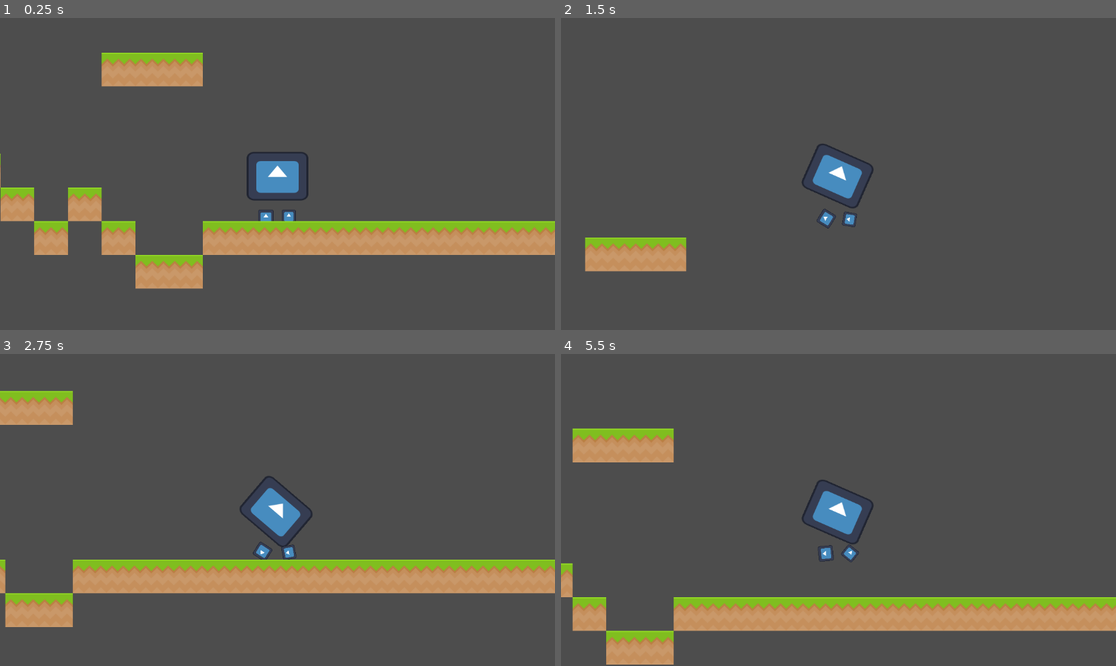
Above: before the commit, frames 1-4 (two rows, left to right).
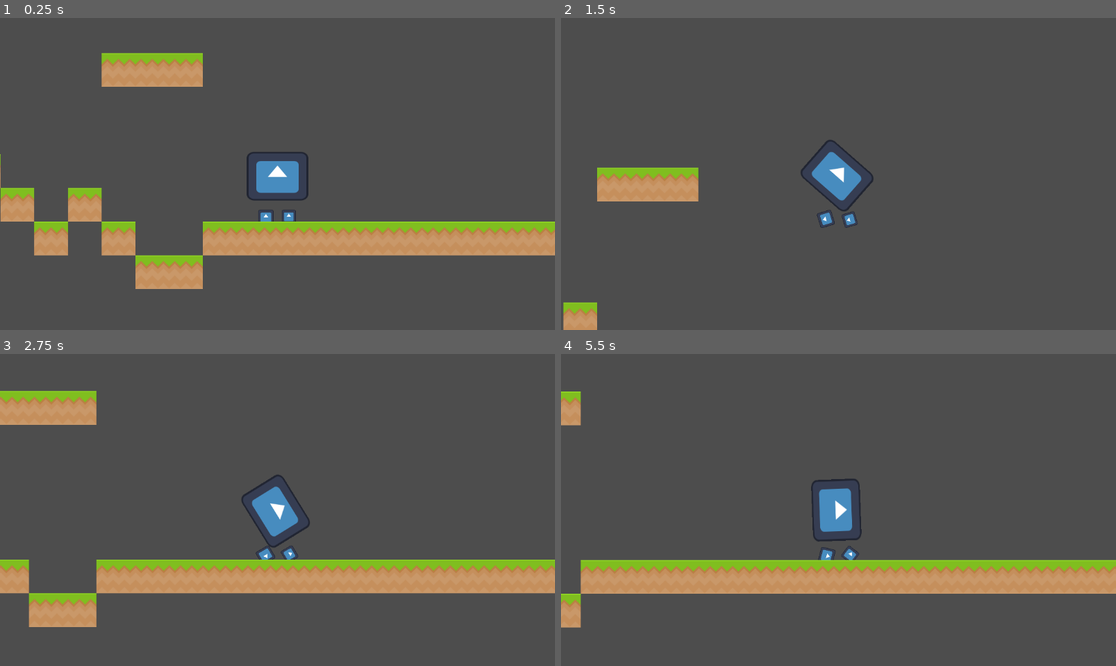
Above: after the commit, the same moments.

Repository: popatr/myphys
Game: Godot game, scene res://node_2d.tscn
The game is run twice, just before and just after one commit, with the same random seed, the same clock (stepped at 60 frames per second) and the same inputs. The engine's default icon, where the game draws it, is replaced by a stand-in: a white triangle on a blue panel in a dark square.
Inputs:
- Up to frame 1 (0.25 s): no input
- Up to frame 2 (1.5 s): tap Enter (ui_accept) at 0.5, 0.77 s; hold Right (ui_right) 0.53-1.28 s; hold Left (ui_left) from 1.28 s (still down)
- Up to frame 3 (2.75 s): tap Enter (ui_accept) at 1.52 s; release Left (ui_left) at 2.03 s; hold Right (ui_right) from 2.03 s (still down)
- Up to frame 4 (5.5 s): tap Enter (ui_accept) at 3.02, 3.77, 4.52 s; release Right (ui_right) at 3.53 s; hold Left (ui_left) from 3.53 s (still down)

The runs differ from the first frame. In frame 1, 0.5% of the frame differs, in the area x 0-100%, y 11-87%; in frame 2, 5.2%; in frame 3, 3.4%; in frame 4, 25%, in the area x 0-100%, y 12-100%.

Commit message:
best so far

Diff:
--- a/CollisionInfo.gd
+++ b/CollisionInfo.gd
@@ -1,4 +1,4 @@
-extends Object
+extends Node
 class_name CollisionInfo
 
 var collisionThreshold = 0.01
@@ -7,6 +7,7 @@
 var deltaV:Vector2 = Vector2.ZERO
 var velocity1:Vector2 = Vector2.ZERO
 var velocity2:Vector2 = Vector2.ZERO
+var impulse = Vector2.ZERO
 var what:Node2D = null
 
 func collided()->bool:
--- a/MyPlayer.gd
+++ b/MyPlayer.gd
@@ -8,7 +8,8 @@
 
 
 func landed(time:int, collision:CollisionInfo):
-	apply_impulse(collision.deltaV * mass)
+	apply_impulse(collision.impulse)
+
 
 # Called every frame. 'delta' is the elapsed time since the previous frame.
 func _process(delta):
@@ -17,6 +18,10 @@
 var wasOnFloor:bool = false
 
 func _integrate_forces(state):
+
+	if(wheel.collisionInfo.count > 1 ):
+		linear_velocity = wheel.collisionInfo.velocity1
+
 	var onFloor = false
 	var groundRelative:Vector2
 	for col in get_colliding_bodies():
--- a/my_player.tscn
+++ b/my_player.tscn
@@ -22,7 +22,9 @@
 [node name="PinJoint2D" type="PinJoint2D" parent="."]
 node_a = NodePath("..")
 node_b = NodePath("../WalkWheels")
-bias = 0.008
+bias = 0.9
 angular_limit_enabled = true
 angular_limit_lower = -0.00174533
 angular_limit_upper = 0.00174533
+
+[connection signal="landed" from="WalkWheels" to="." method="_on_walk_wheels_landed"]
--- a/project.godot
+++ b/project.godot
@@ -14,3 +14,7 @@
 run/main_scene="res://node_2d.tscn"
 config/features=PackedStringArray("4.2", "Forward Plus")
 config/icon="res://icon.svg"
+
+[dotnet]
+
+project/assembly_name="MyPhys"
--- a/walk_wheels.gd
+++ b/walk_wheels.gd
@@ -1,8 +1,8 @@
 class_name WalkWheels
 extends RigidBody2D
 
-@onready var wheels:Array[Wheel] = getWheels(self)
-
+var wheels:Array[Wheel] = []
+var wheelCount:int = 0
 signal gotAir(time)
 signal landed(time, collision)
 
@@ -16,15 +16,16 @@
 	for child in parent.get_children():
 		if(child is Wheel):
 			wlist.append(child)
-			child.connect("landed", wheelLanded)
-			child.connect("gotAir", wheelAir)
+			#child.gotAir.connect(wheelAir)
+			#child.hitSomething.connect(wheelLanded)
 		else:
 			wlist.append_array(getWheels(child))
 	return wlist
 
 
 var smoothedCollision = SmoothedCollision.new()  #todo: make sure the size matches the number of wheels
-func wheelLanded(who:Wheel, time:int, collision:CollisionInfo) -> void:
+
+func wheelLanded(who:Wheel, time:int, collision:CollisionInfo):
 	smoothedCollision.addCollision(collision)
 	landed.emit(time, smoothedCollision.smoothedCollision)
 
@@ -43,15 +44,35 @@
 			return col
 	return []
 
+var lvo:Vector2 = Vector2.ZERO
+var isLanded:bool = false
+var collisionInfo:CollisionInfo = CollisionInfo.new()
+func _integrate_forces(state):
+	collisionInfo = CollisionInfo.new()
+	for wheel in wheels:
+		collisionInfo.count += wheel.collisionInfo.count
+		collisionInfo.deltaV += wheel.collisionInfo.deltaV / wheelCount
+		collisionInfo.impulse += wheel.collisionInfo.impulse / wheelCount
+		collisionInfo.normal += wheel.collisionInfo.normal / wheelCount
+		collisionInfo.velocity1 += wheel.collisionInfo.velocity1 / wheelCount
+		collisionInfo.velocity2 += wheel.collisionInfo.velocity2 / wheelCount
+		collisionInfo.what = wheel.collisionInfo.what
+
+	linear_velocity = collisionInfo.velocity1
+
+
+
+
+	lvo = state.linear_velocity
+
+
 # Called when the node enters the scene tree for the first time.
 func _ready():
+	wheels = getWheels(self)
+	wheelCount = wheels.size()
 	pass # Replace with function body.
 
 
 # Called every frame. 'delta' is the elapsed time since the previous frame.
 func _process(delta):
 	pass
-
-
-func _on_wheel_landed(who, time, collision):
-	pass # Replace with function body.
--- a/walk_wheels.tscn
+++ b/walk_wheels.tscn
@@ -21,6 +21,7 @@
 position = Vector2(24, 0)
 node_a = NodePath("..")
 node_b = NodePath("Wheel")
+bias = 0.9
 
 [node name="Wheel" parent="PinJoint2D" instance=ExtResource("1_m2upp")]
 max_contacts_reported = 1
@@ -34,6 +35,7 @@
 [node name="PinJoint2D2" type="PinJoint2D" parent="."]
 node_a = NodePath("..")
 node_b = NodePath("Wheel2")
+bias = 0.9
 
 [node name="Wheel2" parent="PinJoint2D2" instance=ExtResource("1_m2upp")]
 max_contacts_reported = 1
@@ -44,6 +46,7 @@
 position = Vector2(-25, 0)
 node_a = NodePath("..")
 node_b = NodePath("Wheel3")
+bias = 0.9
 
 [node name="Wheel3" parent="PinJoint2D3" instance=ExtResource("1_m2upp")]
 max_contacts_reported = 1
@@ -57,5 +60,3 @@
 [node name="CollisionShape2D" type="CollisionShape2D" parent="."]
 position = Vector2(0.5, -15.5)
 shape = SubResource("RectangleShape2D_jfkgb")
-
-[connection signal="landed" from="PinJoint2D/Wheel" to="." method="_on_wheel_landed"]
--- a/wheel.gd
+++ b/wheel.gd
@@ -1,47 +1,26 @@
 class_name Wheel
 extends RigidBody2D
 
-signal gotAir(who:Wheel, time:int)
-signal landed(who:Wheel, time:int, collision:CollisionInfo)
-var isLanded:bool
-
-var contact:bool = false
-var smoothedCol:SmoothedCollision = SmoothedCollision.new()
-var iter=0
 var lvo: Vector2 = Vector2.ZERO
+var minDelta = 10
+var collisionInfo = CollisionInfo.new()
 
 func _integrate_forces(state):
-	var contacts = get_contact_count()
-	var collision = CollisionInfo.new()
-	collision.count=contacts
-	collision.velocity1 = linear_velocity
-	if(collision.collided()):
-		collision.normal = state.get_contact_local_normal(0)
-		collision.velocity2 = state.get_contact_collider_velocity_at_position(0)
-		collision.what = state.get_contact_collider_object(0)
-		collision.deltaV = lvo-state.linear_velocity
-
-	smoothedCol.addCollision(collision)
-	var contactNow = smoothedCol.smoothedCollision.collided();
-
-	if(contact!=contactNow):
-		contact = contactNow
-		if(contactNow):
-			#first contact
-			isLanded = true
-			landed.emit(self, 0, smoothedCol)
-			iter+=1
-			if(iter > 15):
-				iter=0
-
-		else:
-			#first air
-			isLanded=false
-			gotAir.emit(self, 0)
-			iter+=1
+	collisionInfo.deltaV = lvo - state.linear_velocity
+	collisionInfo.velocity1 = state.linear_velocity
+	collisionInfo.count = get_contact_count()
+	if(collisionInfo.count == 0):
+		collisionInfo.velocity2 = Vector2.ZERO
+		collisionInfo.normal = Vector2.ZERO
+		collisionInfo.impulse = Vector2.ZERO
+	else:
+		collisionInfo.normal = state.get_contact_local_normal(0)
+		collisionInfo.impulse = state.get_contact_impulse(0)
+		collisionInfo.velocity2 = state.get_contact_collider_velocity_at_position(0)
+		if(collisionInfo.impulse > Vector2.ZERO):
+			linear_velocity = Vector2.ZERO
 
 	lvo = state.linear_velocity
-
 
 # Called when the node enters the scene tree for the first time.
 func _ready():
